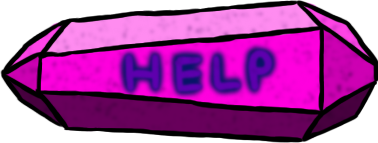
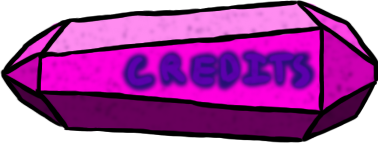
Before/after of a 378×143 layered artwork. What changed in the layer stack:
added layer "Layer 21" above "Layer 22" over [125, 51, 313, 89]
added layer "Layer 22" above "Layer 19" over [118, 45, 319, 96]
hid "Layer 19" over [122, 47, 276, 95]
hid "Layer 20" over [116, 42, 282, 100]
